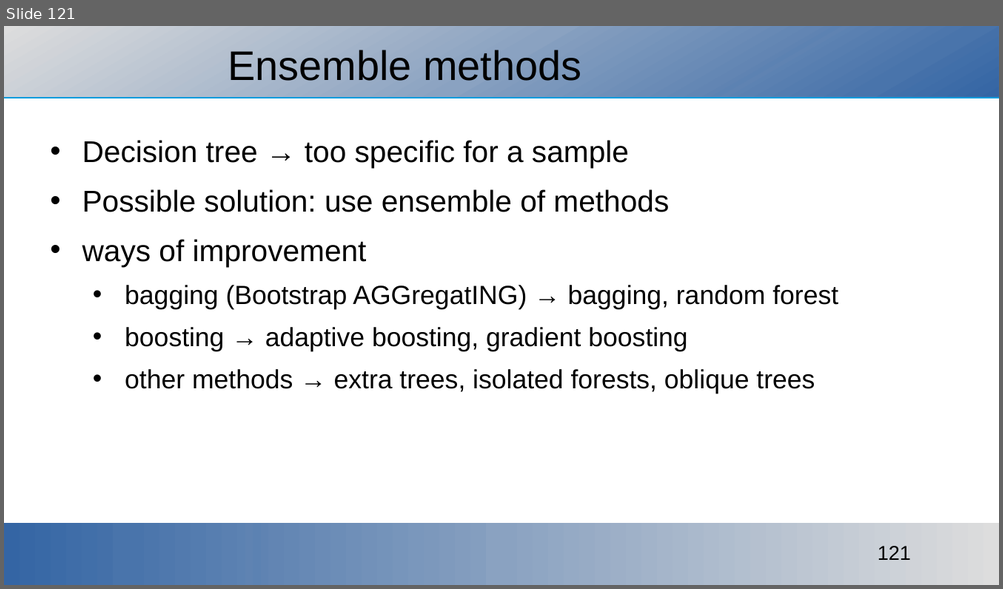
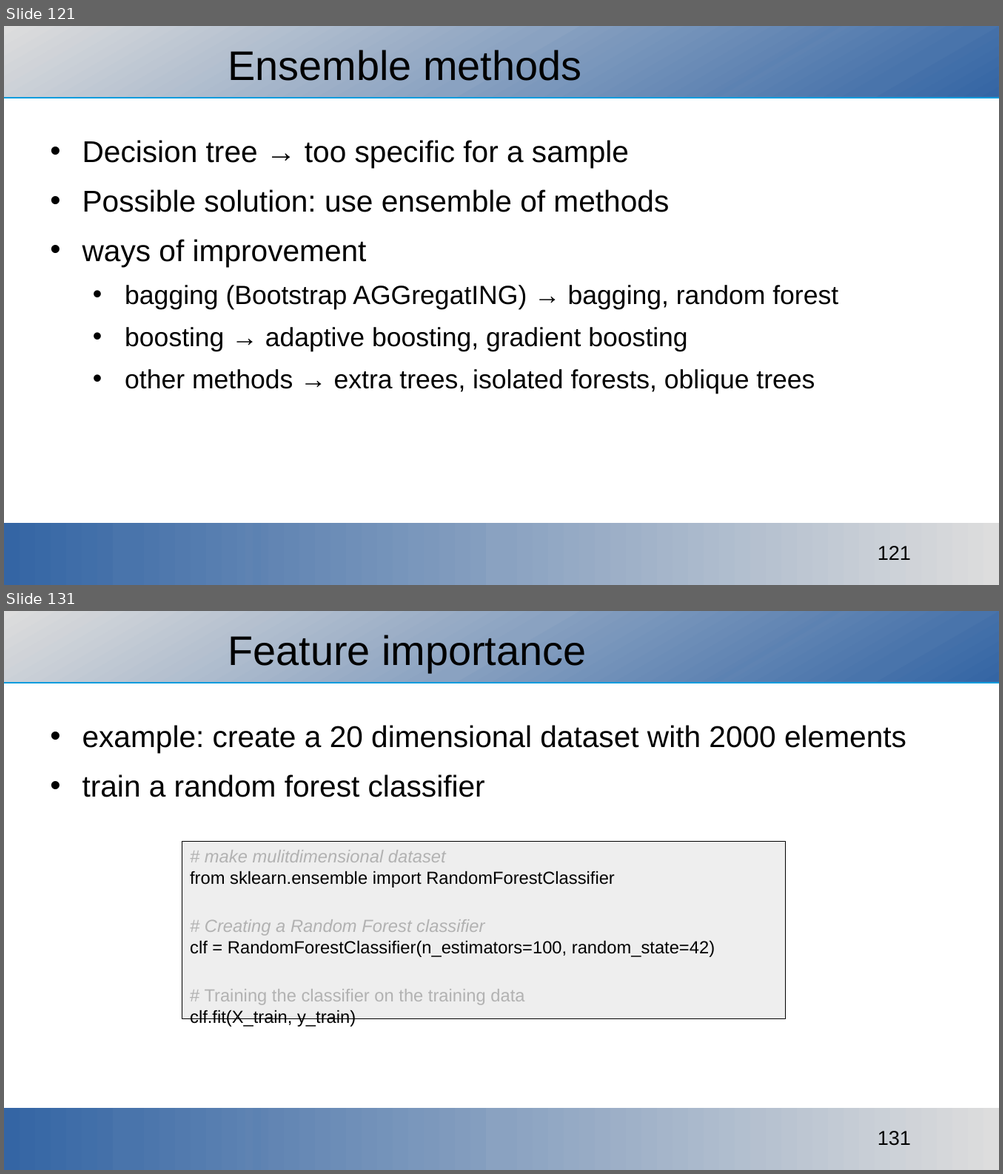
Before and after one commit to ajakovac/ML-in-Practice-I, a slide deck: ML in practice.odp. Shown one above the other, each under a label of ours: slide 121 before the commit, slides 121 and 131 after it; the slides between them are not shown. The pictures are 1003x589 and 1003x1174 pixels, drawn with LibreOffice and Linux fonts; fonts in the diff are those of the drawing; background and template pictures are left out. Boxes give left, top, right and bottom in pixels: in the first picture for what was removed or moved away, otherwise in the second. Text is boxed around its words. In the diff, an @@ line names an element or a change of style, - is before the commit and + after.

```diff
--- a/ML in practice.odp
+++ b/ML in practice.odp
@@ slide 131 added at (x1=4, y1=611, x2=999, y2=1170), background #FFFFFF; not listed: 3 template elements that a slide beside it also shows @@
@@ title added at (x1=227, y1=635, x2=586, y2=672), 33 pt, text #000000 @@
+Feature importance
@@ text added at (x1=82, y1=725, x2=906, y2=797), 24 pt, text #000000 @@
+• example: create a 20 dimensional dataset with 2000 elements
+• train a random forest classifier
@@ rectangle added at (x1=182, y1=842, x2=785, y2=1019), fill #EEEEEE, outline #000000 0.51 pt, 14 pt, text #000000 @@
+# make mulitdimensional dataset
+from sklearn.ensemble import RandomForestClassifier
+# Creating a Random Forest classifier
+clf = RandomForestClassifier(n_estimators=100, random_state=42)
+# Training the classifier on the training data
+clf.fit(X_train, y_train)
```
Also in this commit, not shown: 6 slides changed, 19 other slides added, 15 other files.
